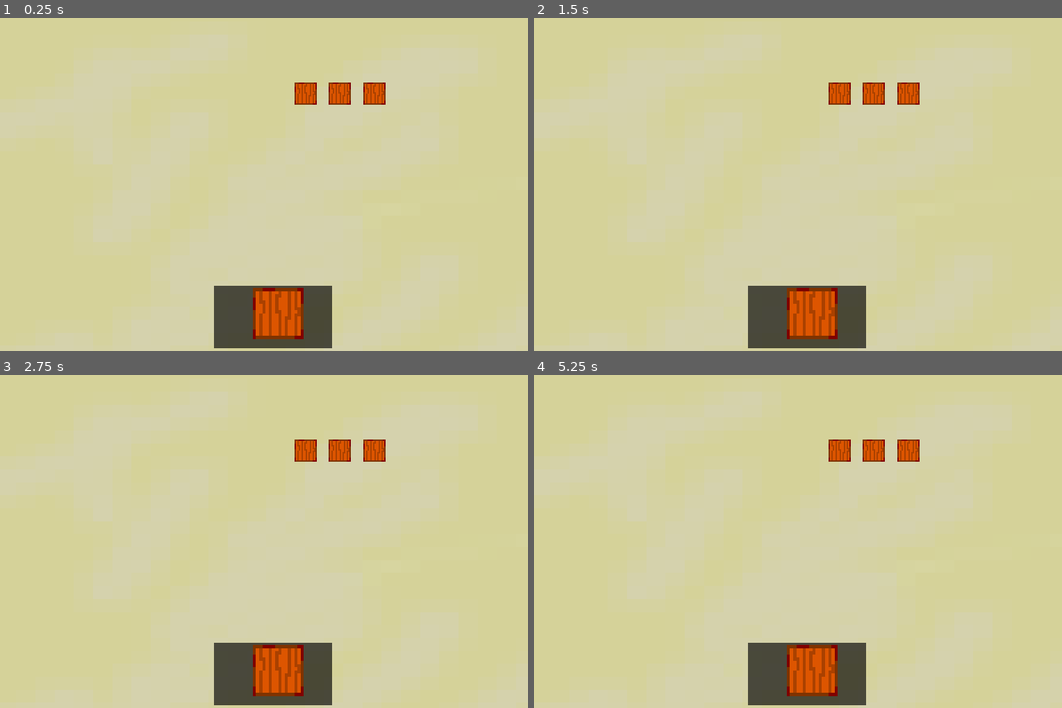
Above: before the commit, frames 1-4 (two rows, left to right).
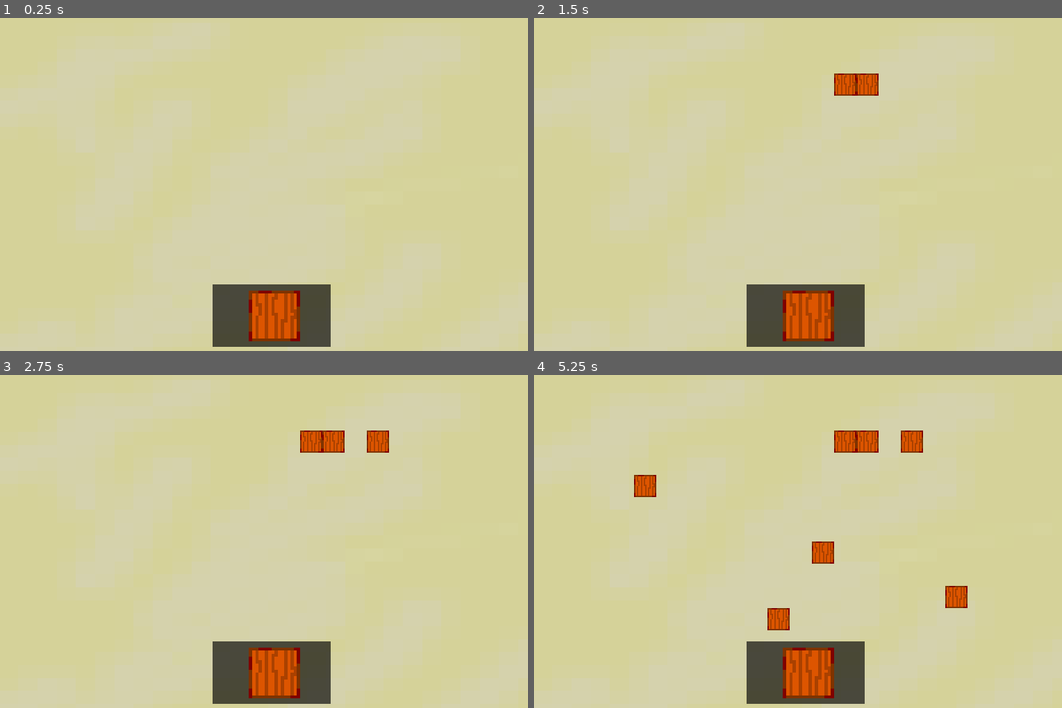
Above: after the commit, the same moments.

Repository: gunnarjessee/MonthGameJam2
Game: Godot game, scene res://scenes/World.tscn
The game is run twice, just before and just after one commit, with the same random seed, the same clock (stepped at 60 frames per second) and the same inputs.
Inputs (mouse positions are in pixels of both pictures, inside the frame that each line leads up to):
- Up to frame 1 (0.25 s): no input
- Up to frame 2 (1.5 s): tap Enter at 0.5 s; move the mouse to (840, 94) at 0.52 s; click (840, 94) at 0.67 s; tap Space at 1.25 s; move the mouse to (871, 94) at 1.27 s; click (871, 94) at 1.42 s
- Up to frame 3 (2.75 s): tap Enter at 2 s; move the mouse to (374, 451) at 2.02 s; click (374, 451) at 2.17 s
- Up to frame 4 (5.25 s): tap Space at 2.75, 4.25 s; move the mouse to (771, 608) at 2.77 s; click (771, 608) at 2.92 s; tap Enter at 3.5 s; move the mouse to (956, 591) at 3.52 s; click (956, 591) at 3.67 s; tap Escape (disable_place) at 4.15 s; move the mouse to (639, 491) at 4.27 s; click (639, 491) at 4.42 s; move the mouse to (824, 541) at 5.02 s; click (824, 541) at 5.17 s

The runs differ from the first frame. In frame 1, 2.4% of the frame differs, in the area x 40-74%, y 19-100%; in frame 2, 2.7%; in frame 3, 2.8%; in frame 4, 3.9%, in the area x 18-83%, y 16-100%.

Commit message:
added grid system

Diff:
--- a/scenes/World.tscn
+++ b/scenes/World.tscn
@@ -1,47 +1,39 @@
-[gd_scene load_steps=4 format=2]
+[gd_scene load_steps=3 format=2]
 
 [ext_resource path="res://textures/ground.png" type="Texture" id=1]
-[ext_resource path="res://scenes/cropbox.tscn" type="PackedScene" id=2]
 [ext_resource path="res://textures/cropbox.png" type="Texture" id=3]
 
 [node name="World" type="Node2D"]
 
 [node name="Sprite" type="Sprite" parent="."]
-position = Vector2( 205.47, 133.402 )
+position = Vector2( 193.123, 124.984 )
 scale = Vector2( 13.8419, 9.33761 )
 texture = ExtResource( 1 )
 
-[node name="cropbox" parent="." instance=ExtResource( 2 )]
-position = Vector2( 220.169, 54.6662 )
-
-[node name="cropbox2" parent="." instance=ExtResource( 2 )]
-position = Vector2( 244.564, 54.3127 )
-
-[node name="cropbox3" parent="." instance=ExtResource( 2 )]
-position = Vector2( 269.313, 54.6662 )
-
 [node name="Control" type="Control" parent="."]
-margin_right = 380.0
+margin_left = -2.0
+margin_top = 191.0
+margin_right = 378.0
 margin_bottom = 240.0
 __meta__ = {
 "_edit_use_anchors_": false
 }
 
 [node name="ColorRect" type="ColorRect" parent="Control"]
-anchor_left = 0.465
+anchor_left = 0.463523
 anchor_top = 0.899
-anchor_right = 0.596
+anchor_right = 0.594523
 anchor_bottom = 0.899
-margin_left = -22.7
-margin_top = -22.76
-margin_right = 12.52
-margin_bottom = 22.24
+margin_left = -21.0163
+margin_top = -43.5255
+margin_right = 14.2037
+margin_bottom = 1.47446
 color = Color( 0.0196078, 0.0196078, 0.0196078, 0.670588 )
 __meta__ = {
 "_edit_use_anchors_": false
 }
 
 [node name="Sprite" type="Sprite" parent="Control/ColorRect"]
-position = Vector2( 46.3016, 19.9237 )
+position = Vector2( 44.6179, 22.7299 )
 scale = Vector2( 2.29785, 2.29785 )
 texture = ExtResource( 3 )
--- a/scripts/cropbox.gd
+++ b/scripts/cropbox.gd
@@ -11,6 +11,14 @@
 }
 
 var selected_crop = crops.none;
+
+func _ready():
+	var tempPos = self.position
+	tempPos = Vector2(round(tempPos.x / 16), round(tempPos.y / 16))
+	tempPos.x = tempPos.x * 16
+	tempPos.y = tempPos.y * 16
+	self.position = tempPos
+
 
 func select_crop(crop):
 	selected_crop = crop
@@ -31,7 +39,7 @@
 	print('area input event,', event)
 	if selected_crop == crops.none:
 		if event is InputEventMouseButton:
-			if event.is_pressed():
+			if event.is_pressed() and event.button_index == BUTTON_RIGHT:
 				create_ui()
 
 # Creates a UI above the the crop in context
--- a/scripts/placer.gd
+++ b/scripts/placer.gd
@@ -14,6 +14,10 @@
 	get_tree().get_root().add_child(instance)
 
 func _process(delta):
-	if Input.get_action_strength("disable_place") > 0:
+	if Input.action_press("disable_place") and canPlace:
 		canPlace = false
-		print('disabling place')
+
+func _input(event):
+	if event is InputEventMouseButton:
+		if event.pressed and event.button_index == BUTTON_LEFT:
+			placeCropBox(event.position)
